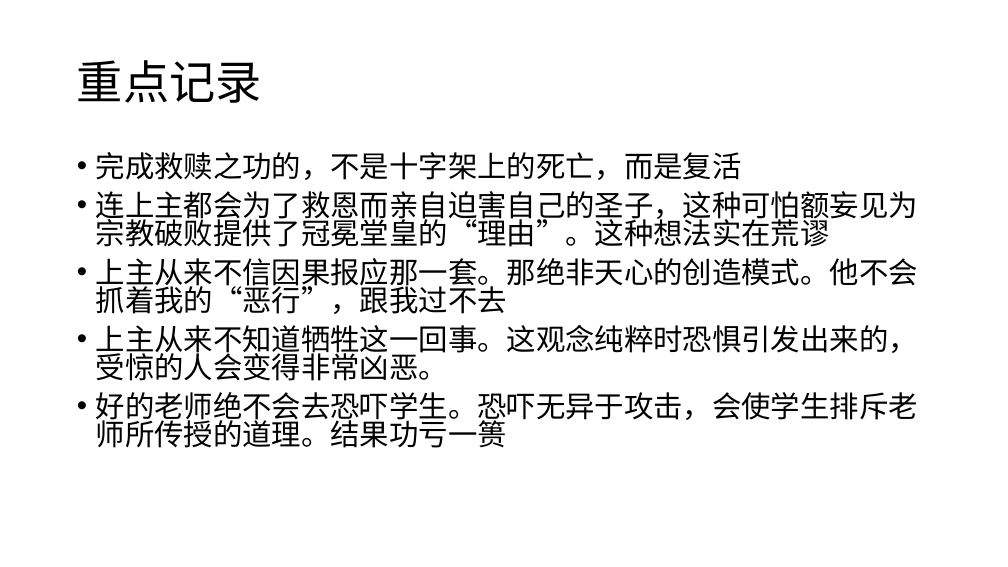
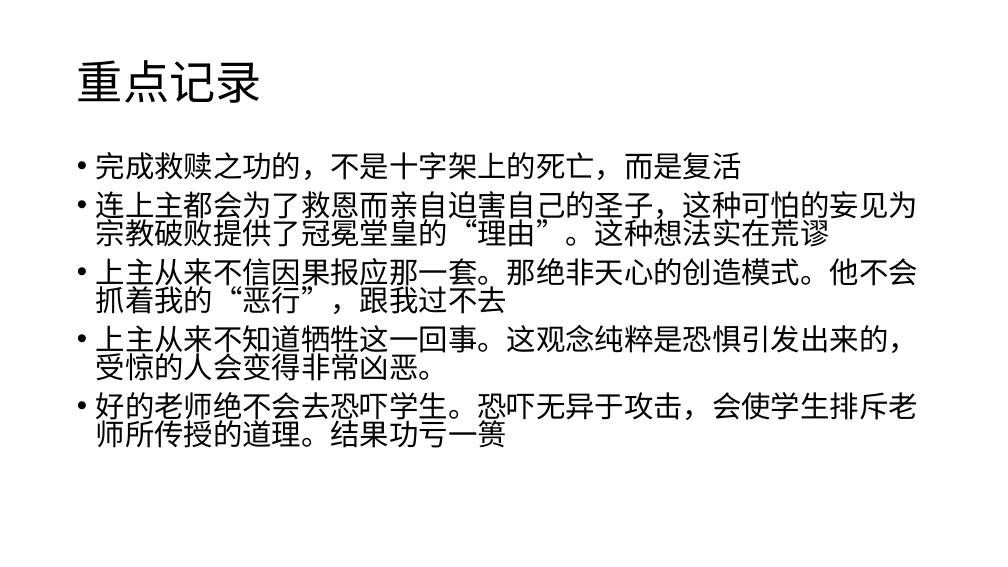
Before and after one commit to yyc-git/Course-of-Miracles, a slide deck: slide 4 of 3.1 救赎无须牺牲/3.1 救赎无须牺牲.pptx. Drawn at 1008x567 pixels with LibreOffice and Linux fonts; fonts in the diff are those of the drawing. Boxes give left, top, right and bottom in pixels: in the first picture for what was removed or moved away, otherwise in the second. Text is boxed around its words. In the diff, an @@ line names an element or a change of style, - is before the commit and + after.

```diff
--- a/3.1 救赎无须牺牲/3.1 救赎无须牺牲.pptx
+++ b/3.1 救赎无须牺牲/3.1 救赎无须牺牲.pptx
@@ text at (96,191,918,247): text changed @@
-• 连上主都会为了救恩而亲自迫害自己的圣子，这种可怕额妄见为宗教破败提供了冠冕堂皇的“理由”。这种想法实在荒谬
+• 连上主都会为了救恩而亲自迫害自己的圣子，这种可怕的妄见为宗教破败提供了冠冕堂皇的“理由”。这种想法实在荒谬
@@ text at (96,325,918,381): text changed @@
-• 上主从来不知道牺牲这一回事。这观念纯粹时恐惧引发出来的，受惊的人会变得非常凶恶。
+• 上主从来不知道牺牲这一回事。这观念纯粹是恐惧引发出来的，受惊的人会变得非常凶恶。
```
Also in this commit, not shown: 1 other slide changed, 2 other files.
